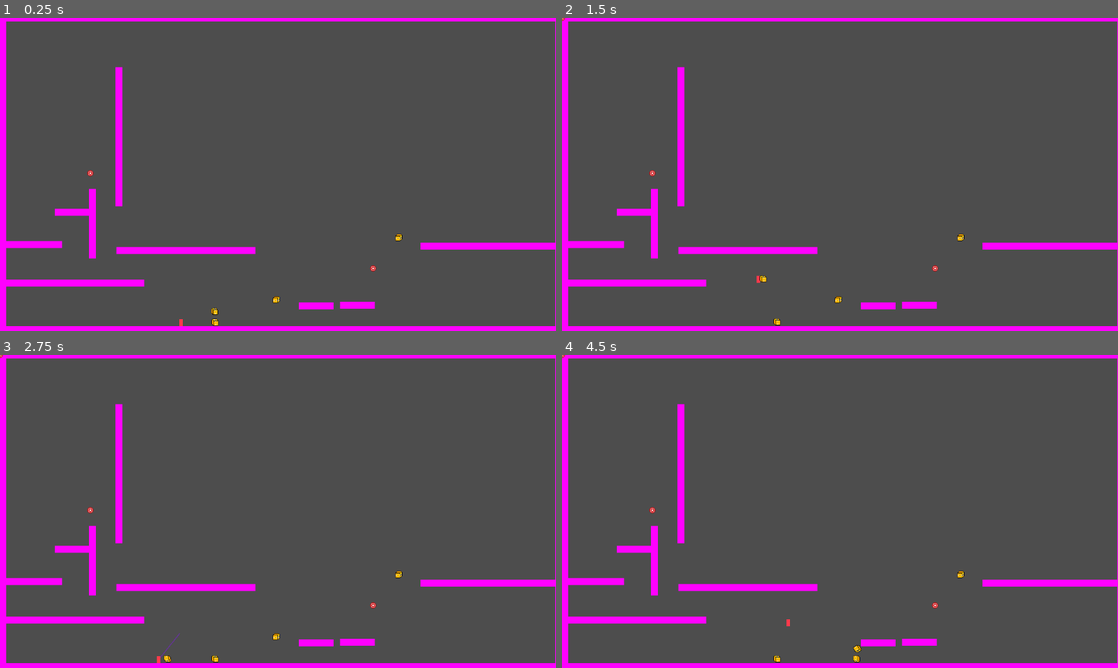
Above: before the commit, frames 1-4 (two rows, left to right).
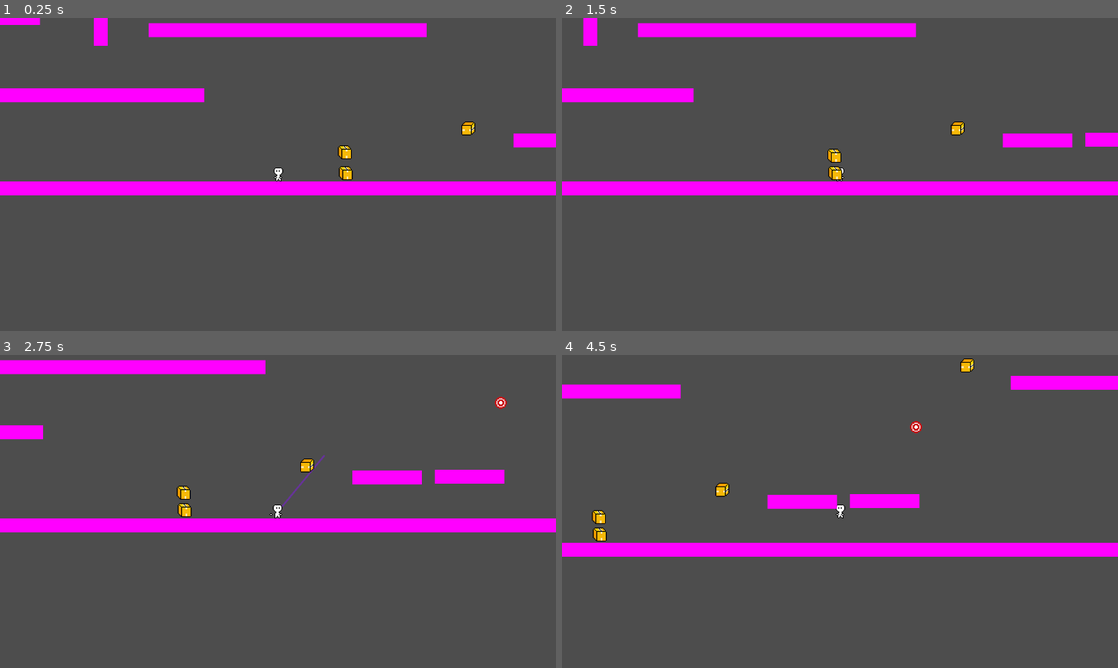
Above: after the commit, the same moments.

Repository: jelmersnippe/punching-game
Game: Godot game, scene res://main.tscn
Same seed, same stepped clock (60 frames per second), same inputs: the game is played once before the commit and once after it.
Inputs (mouse positions are in pixels of both pictures, inside the frame that each line leads up to):
- Up to frame 1 (0.25 s): no input
- Up to frame 2 (1.5 s): tap Enter at 0.5 s; move the mouse to (962, 158) at 0.52 s; hold Space (charge) 0.53-1.28 s; hold D (move_right) from 0.53 s (still down); move the mouse to (728, 190) at 1.27 s; tap Space (charge) at 1.35 s
- Up to frame 3 (2.75 s): move the mouse to (333, 442) at 2.02 s; release D (move_right) at 2.03 s; hold A (move_left) from 2.03 s (still down); hold Space (charge) from 2.03 s (still down)
- Up to frame 4 (4.5 s): move the mouse to (812, 574) at 2.77 s; release A (move_left) at 2.78 s; release Space (charge) at 2.78 s; hold D (move_right) 2.78-4.28 s; tap Space (charge) at 2.85, 4.35 s; move the mouse to (1006, 558) at 3.52 s; hold Space (charge) 3.53-4.28 s; move the mouse to (673, 464) at 4.27 s; hold A (move_left) from 4.28 s (still down)

The runs differ from the first frame. In frame 1, 16% of the frame differs, in the area x 0-100%, y 0-100%; in frame 2, 16%; in frame 3, 15%; in frame 4, 15%.

Commit message:
Add simple player+hand sprite and camera following player

Diff:
--- a/main.tscn
+++ b/main.tscn
@@ -6,6 +6,7 @@
 [ext_resource type="PackedScene" uid="uid://xfxsbmeqx7m0" path="res://floor.tscn" id="2_rnkv0"]
 [ext_resource type="PackedScene" uid="uid://cdrngn6eu31ii" path="res://punchable.tscn" id="5_c0eku"]
 [ext_resource type="PackedScene" uid="uid://dr72oscm7l8km" path="res://gravityless_punchable.tscn" id="6_3eqqx"]
+[ext_resource type="Script" path="res://player_camera.gd" id="7_g45si"]
 
 [node name="Main" type="Node2D"]
 script = ExtResource("1_18lnb")
@@ -32,9 +33,6 @@
 [node name="Floor5" parent="." instance=ExtResource("2_rnkv0")]
 position = Vector2(1128, 525)
 scale = Vector2(20, 1)
-
-[node name="Target" parent="." instance=ExtResource("2_n3bh1")]
-position = Vector2(859, 576)
 
 [node name="Target2" parent="." instance=ExtResource("2_n3bh1")]
 position = Vector2(859, 576)
@@ -88,4 +86,9 @@
 [node name="GravitylessPunchable2" parent="." instance=ExtResource("6_3eqqx")]
 position = Vector2(636, 648)
 
+[node name="PlayerCamera2D" type="Camera2D" parent="." node_paths=PackedStringArray("player")]
+zoom = Vector2(2, 2)
+script = ExtResource("7_g45si")
+player = NodePath("../Player")
+
 [connection signal="just_landed" from="Player" to="." method="_on_player_just_landed"]
--- a/player.gd
+++ b/player.gd
@@ -16,17 +16,41 @@
 var gravity = ProjectSettings.get_setting("physics/2d/default_gravity")
 
 @export var current_charge: float = 0
-@export var remaining_air_time: float = 0
+@export var remaining_air_time: float = 0:
+	set(value):
+		remaining_air_time = value
+		if remaining_air_time <= 0:
+			$Sprite2D/Hand.position = Vector2(-3, 3)
+			$Sprite2D/Hand2.position = Vector2(3, 3)
 @export var remaining_air_hold_grace_time: float = 0
 
 @export var available_charges = 0
 
 var is_grounded = false
 
+func _set_release_hands():
+	if velocity.x > 0:
+		$Sprite2D/Hand.position = Vector2(8, 3)
+		$Sprite2D/Hand2.position = Vector2(3, 3)
+	else:
+		$Sprite2D/Hand.position = Vector2(-3, 3)
+		$Sprite2D/Hand2.position = Vector2(-8, 3)
+
+func _set_charging_hands():
+	var direction = (get_global_mouse_position() - global_position).normalized()
+	if direction.x > 0:
+		$Sprite2D/Hand.position = Vector2(-8, 3)
+		$Sprite2D/Hand2.position = Vector2(3, 3)
+	else:
+		$Sprite2D/Hand.position = Vector2(-3, 3)
+		$Sprite2D/Hand2.position = Vector2(8, 3)
+
 func _draw():
 	var distance = current_charge * AIR_TIME
 	var direction = (get_global_mouse_position() - global_position).normalized()
 	draw_line(Vector2(0, 0), distance * direction, Color.REBECCA_PURPLE, 2)
+
+	$Sprite2D.flip_h = direction.x < 0
 
 func _physics_process(delta):
 	if is_on_floor():
@@ -80,6 +104,11 @@
 	else:
 		velocity.x = move_toward(velocity.x, 0, SPEED)
 
+	if input == 1:
+		$Sprite2D.flip_h = false
+	elif input == -1:
+		$Sprite2D.flip_h = true
+
 	if Input.is_action_pressed("charge"):
 		velocity.x *= CHARGE_SLOWDOWN
 		_charge(delta)
@@ -90,6 +119,8 @@
 func _charge(delta: float) -> bool:
 	if available_charges <= 0:
 		return false
+
+	_set_charging_hands()
 
 	if current_charge >= MAX_CHARGE:
 		current_charge = MAX_CHARGE
@@ -111,6 +142,7 @@
 
 	var direction = (get_global_mouse_position() - global_position).normalized()
 	velocity = direction * MAX_CHARGE
+	_set_release_hands()
 	queue_redraw()
 
 func _on_punch_area_area_entered(area):
@@ -119,5 +151,4 @@
 		available_charges += 1
 	else:
 		if remaining_air_time > 0:
-			print("yes")
 			area.get_parent().apply_central_impulse(velocity)
--- a/player.tscn
+++ b/player.tscn
@@ -1,13 +1,14 @@
-[gd_scene load_steps=5 format=3 uid="uid://diye237awnyll"]
+[gd_scene load_steps=6 format=3 uid="uid://diye237awnyll"]
 
 [ext_resource type="Script" path="res://player.gd" id="1_4gvax"]
-[ext_resource type="Texture2D" uid="uid://tw48vx7gms2j" path="res://character.png" id="1_m560u"]
+[ext_resource type="Texture2D" uid="uid://ddxjii7eftm6r" path="res://player.png" id="2_oh4xo"]
+[ext_resource type="Texture2D" uid="uid://66d8y5pmbanh" path="res://hand.png" id="3_tq51k"]
 
 [sub_resource type="RectangleShape2D" id="RectangleShape2D_osncu"]
-size = Vector2(12, 20)
+size = Vector2(14, 20)
 
 [sub_resource type="RectangleShape2D" id="RectangleShape2D_e7ngg"]
-size = Vector2(8, 16)
+size = Vector2(7, 16)
 
 [node name="Player" type="CharacterBody2D"]
 position = Vector2(107, 218)
@@ -15,7 +16,15 @@
 script = ExtResource("1_4gvax")
 
 [node name="Sprite2D" type="Sprite2D" parent="."]
-texture = ExtResource("1_m560u")
+texture = ExtResource("2_oh4xo")
+
+[node name="Hand" type="Sprite2D" parent="Sprite2D"]
+position = Vector2(-3, 3)
+texture = ExtResource("3_tq51k")
+
+[node name="Hand2" type="Sprite2D" parent="Sprite2D"]
+position = Vector2(3, 3)
+texture = ExtResource("3_tq51k")
 
 [node name="PunchArea" type="Area2D" parent="."]
 collision_mask = 12
@@ -26,7 +35,4 @@
 [node name="MovementCollisionBox" type="CollisionShape2D" parent="."]
 shape = SubResource("RectangleShape2D_e7ngg")
 
-[node name="CollisionShape2D" type="CollisionShape2D" parent="."]
-shape = SubResource("RectangleShape2D_e7ngg")
-
 [connection signal="area_entered" from="PunchArea" to="." method="_on_punch_area_area_entered"]
--- /dev/null
+++ b/player_camera.gd
@@ -0,0 +1,7 @@
+extends Camera2D
+
+@export var player: CharacterBody2D
+
+func _physics_process(delta):
+	if player != null:
+		global_position = player.global_position
Binary file added: hand.png
Not shown, added: hand.png.import
Not shown: 1 places in main.tscn that only renumber resources
Binary file added: player.png
Not shown, added: player.png.import
